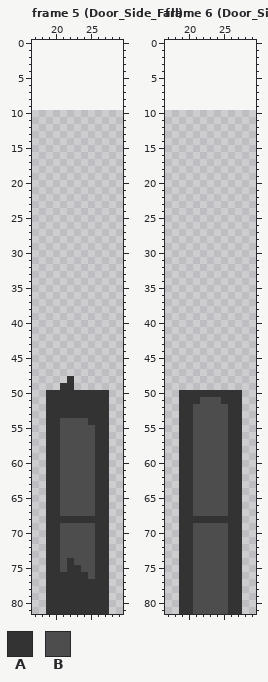
File history of a pixel-art file, ClientGV/Assets/ArtWork/WhiteBlock/Test_Tile_Door/Door_Side.aseprite. The picture above is the old version.
32x72 pixels, 8 frames. Shown: frame 5 (Door_Side_Fall): x 17..29, y 0..81; frame 6 (Door_Side_Fall): x 17..29, y 0..81. The old version is drawn lined up with the new one, on the new canvas. The commit also changed other frames, which this record leaves out.
Palette (. is transparent): A #333333  B #4d4d4d
Pixels before, frame 5 (Door_Side_Fall), first column x 19:
48 ...A.....
49 ..AA.....
50 AAAAAAAAA
51 AAAAAAAAA
52 AAAAAAAAA
53 AAAAAAAAA
54 AABBBBAAA
55 AABBBBBAA
56 AABBBBBAA
57 AABBBBBAA
58 AABBBBBAA
59 AABBBBBAA
60 AABBBBBAA
61 AABBBBBAA
62 AABBBBBAA
63 AABBBBBAA
64 AABBBBBAA
65 AABBBBBAA
66 AABBBBBAA
67 AABBBBBAA
68 AAAAAAAAA
69 AABBBBBAA
70 AABBBBBAA
71 AABBBBBAA
72 AABBBBBAA
73 AABBBBBAA
74 AABABBBAA
75 AABAABBAA
76 AAAAAABAA
77 AAAAAAAAA
78 AAAAAAAAA
79 AAAAAAAAA
80 AAAAAAAAA
81 AAAAAAAAA
Pixels before, frame 6 (Door_Side_Fall), first column x 19:
50 AAAAAAAAA
51 AAABBBAAA
52 AABBBBBAA
53 AABBBBBAA
54 AABBBBBAA
55 AABBBBBAA
56 AABBBBBAA
57 AABBBBBAA
58 AABBBBBAA
59 AABBBBBAA
60 AABBBBBAA
61 AABBBBBAA
62 AABBBBBAA
63 AABBBBBAA
64 AABBBBBAA
65 AABBBBBAA
66 AABBBBBAA
67 AABBBBBAA
68 AAAAAAAAA
69 AABBBBBAA
70 AABBBBBAA
71 AABBBBBAA
72 AABBBBBAA
73 AABBBBBAA
74 AABBBBBAA
75 AABBBBBAA
76 AABBBBBAA
77 AABBBBBAA
78 AABBBBBAA
79 AABBBBBAA
80 AABBBBBAA
81 AABBBBBAA
After the commit:
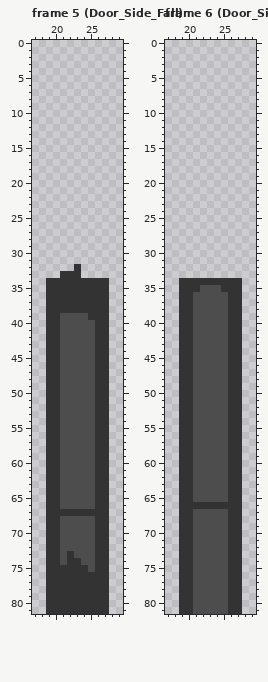
Difference:
canvas 32x72 -> 48x82, the old top-left corner now at 8,10
Frame 5 (Door_Side_Fall):
There is now colour A in row 32 at x 23; in row 33 at x 21 to 23; in rows 34 to 38 at x 19 to 27; in row 39 at x 19 to 20 and 25 to 27; in rows 40 to 49 at x 19 to 20 and 26 to 27.
The edit turns colour B into colour A in row 67 at x 21 to 25; in row 73 at x 22; in row 74 at x 23; in row 75 at x 21 and 24; in row 76 at x 25.
There is now colour B in row 39 at x 21 to 24; in rows 40 to 47 at x 21 to 25; in row 48 at x 21 and 23 to 25; in row 49 at x 23 to 25.
The edit turns colour A into colour B in row 48 at x 22; in row 49 at x 21 to 22; in rows 50 to 53 at x 21 to 25; in row 54 at x 25; in row 68 at x 21 to 25.
Frame 6 (Door_Side_Fall):
There is now colour A in row 34 at x 19 to 27; in row 35 at x 19 to 21 and 25 to 27; in rows 36 to 49 at x 19 to 20 and 26 to 27.
The edit turns colour B into colour A in row 66 at x 21 to 25.
There is now colour B in row 35 at x 22 to 24; in rows 36 to 49 at x 21 to 25.
The edit turns colour A into colour B in row 50 at x 21 to 25; in row 51 at x 21 and 25; in row 68 at x 21 to 25.
Where, in picture pixels (left, top, right, bottom), the same in both pictures:
changed: (46, 264, 109, 425)
changed: (60, 509, 95, 523)
changed: (60, 551, 95, 579)
changed: (179, 278, 242, 404)
changed: (193, 502, 228, 523)
